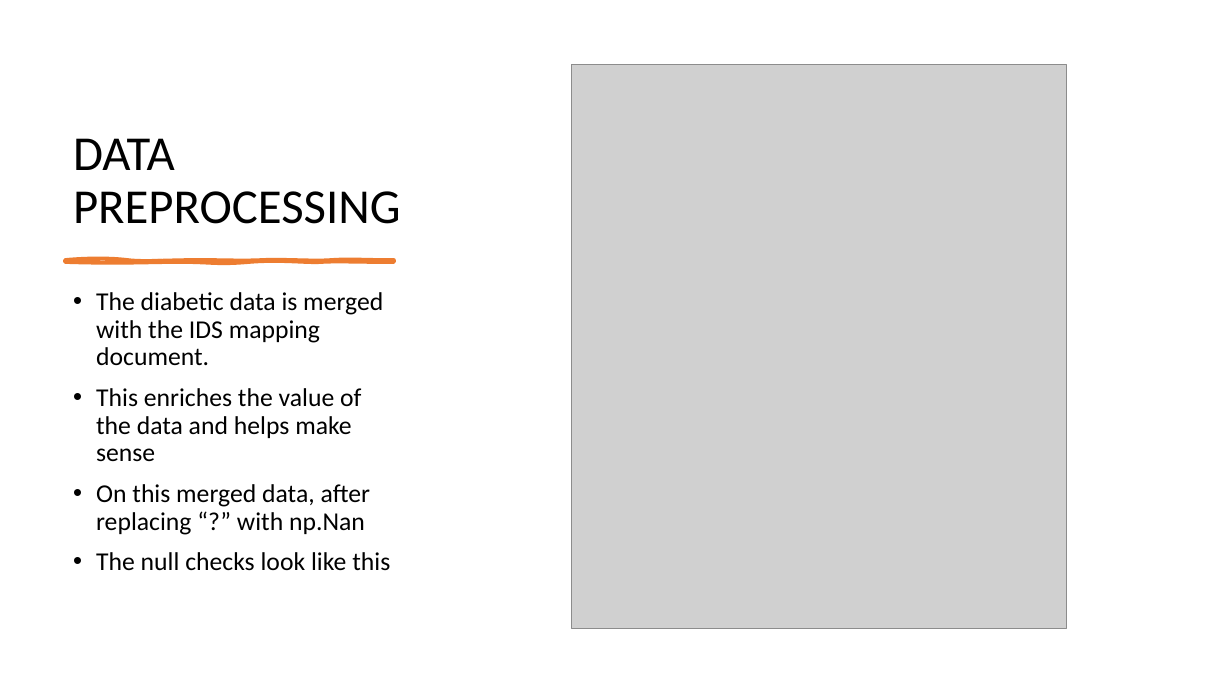
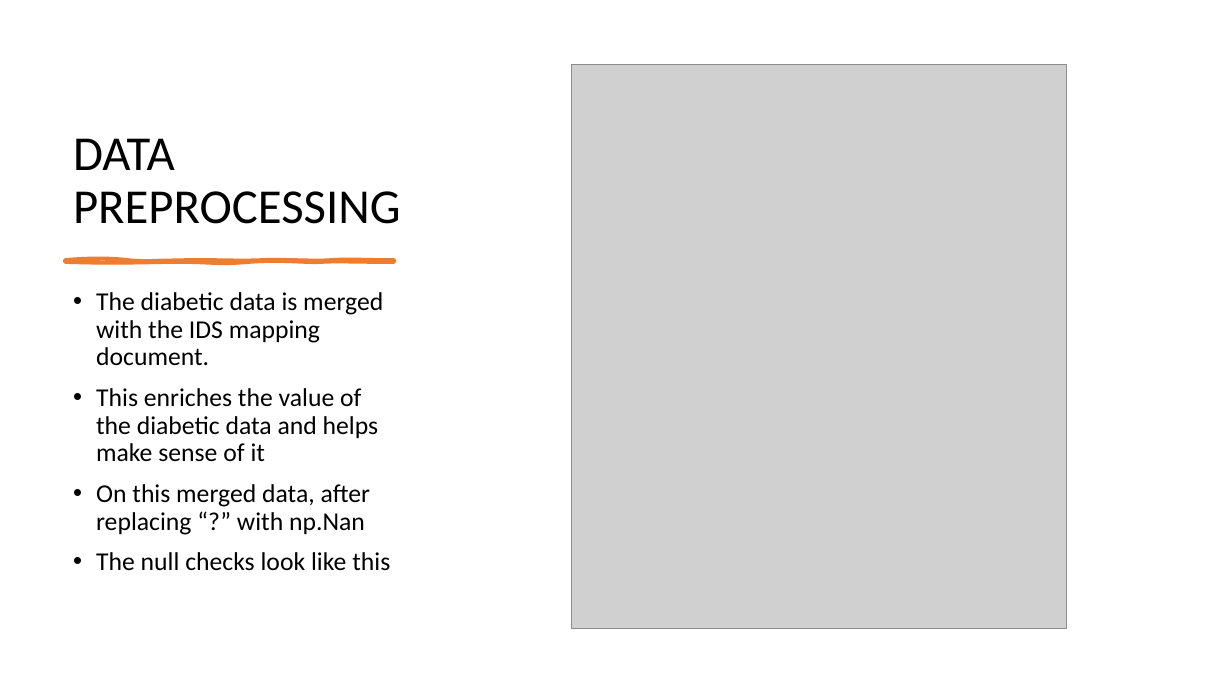
Before and after one commit to Thomas-George-T/Diabetic-Readmission-Exploration, a slide deck: slide 14 of Diabetic Readmission Exploration.pptx. Drawn at 1232x693 pixels with LibreOffice and Linux fonts; fonts in the diff are those of the drawing; grey boxes stand for pictures. Boxes give left, top, right and bottom in pixels: in the first picture for what was removed or moved away, otherwise in the second. Text is boxed around its words. In the diff, an @@ line names an element or a change of style, - is before the commit and + after.

```diff
--- a/Diabetic Readmission Exploration.pptx
+++ b/Diabetic Readmission Exploration.pptx
@@ text at <box>96,388,379,462</box>: text changed @@
-• This enriches the value of the data and helps make sense
+• This enriches the value of the diabetic data and helps make sense of it
```
Also in this commit, not shown: 7 other slides changed, 1 other file.
